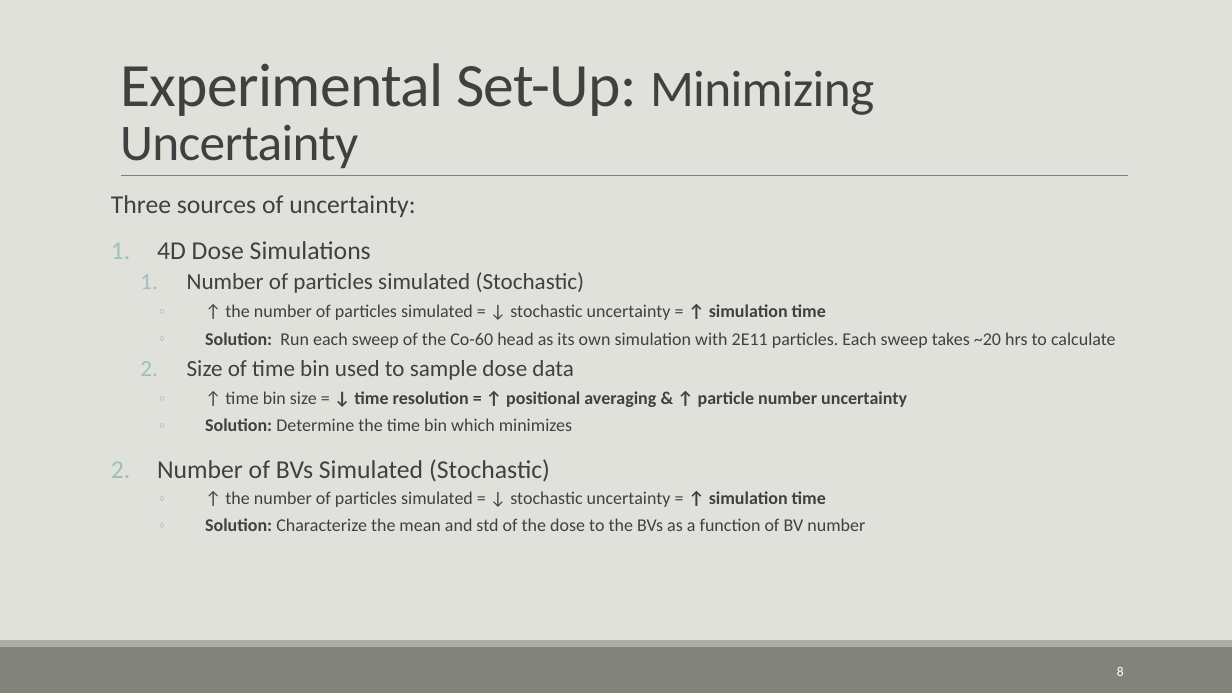
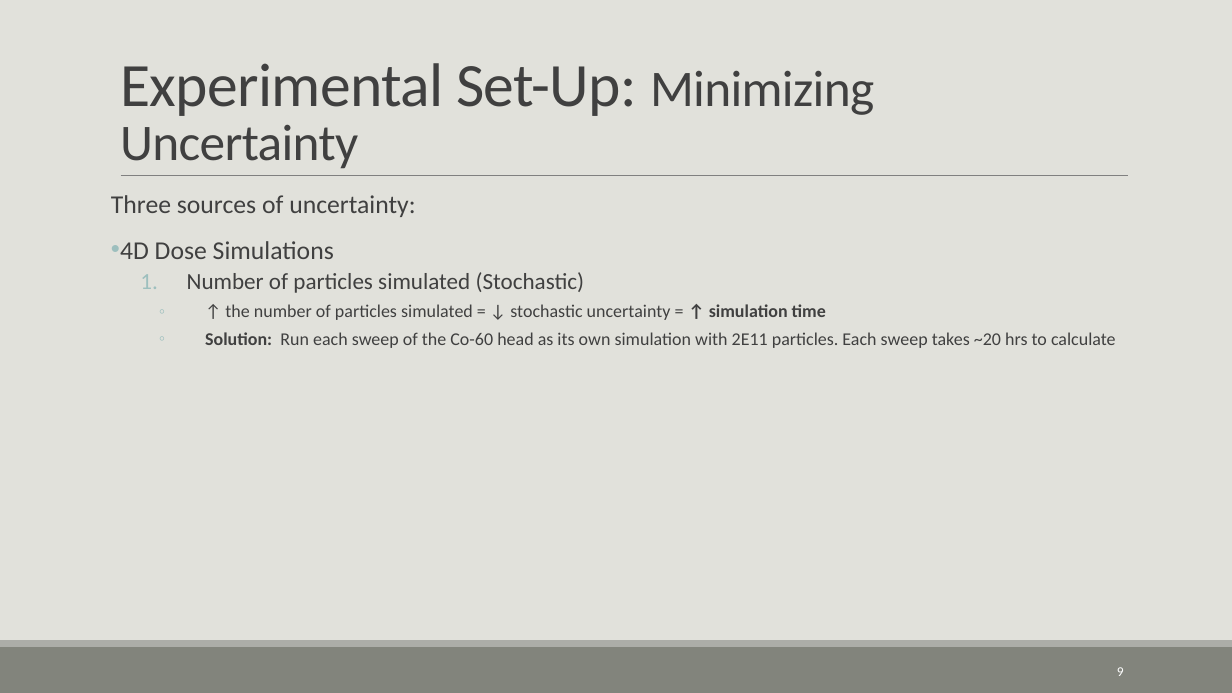
Before and after one commit to CNorthwayMedPhys/Full-Body-Flow-Model-Project, a slide deck: slide 9 of Working Documents/03.26_Committee Meeting.pptx (slide 8 before the commit). Drawn at 1232x693 pixels with LibreOffice and Linux fonts; fonts in the diff are those of the drawing. Boxes give left, top, right and bottom in pixels: in the first picture for what was removed or moved away, otherwise in the second. Text is boxed around its words. In the diff, an @@ line names an element or a change of style, - is before the commit and + after.

```diff
--- a/Working Documents/03.26_Committee Meeting.pptx
+++ b/Working Documents/03.26_Committee Meeting.pptx
@@ text at (x1=120, y1=241, x2=334, y2=259): bullet 1. to • @@
@@ text at (x1=157, y1=360, x2=907, y2=531): paragraphs removed @@
-  2. Size of time bin used to sample dose data
-    ◦ ↑ time bin size = ↓ time resolution = ↑ positional averaging & ↑ particle number uncertainty
-    ◦ Solution: Determine the time bin which minimizes
-2. Number of BVs Simulated (Stochastic)
-    ◦ ↑ the number of particles simulated = ↓ stochastic uncertainty = ↑ simulation time
-    ◦ Solution: Characterize the mean and std of the dose to the BVs as a function of BV number
@@ page number at (x1=1117, y1=667, x2=1124, y2=676): text changed @@
-8
+9
```
Also in this commit, not shown: 5 other slides changed, 9 slides added, 1 other file.
